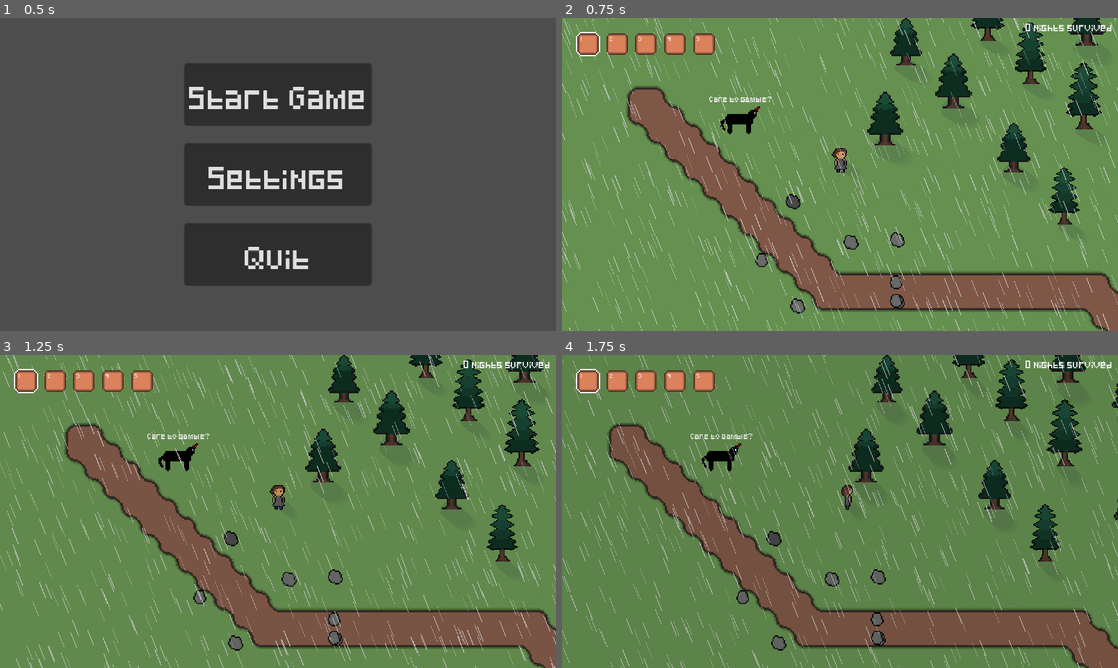
Above: before the commit, frames 1-4 (two rows, left to right).
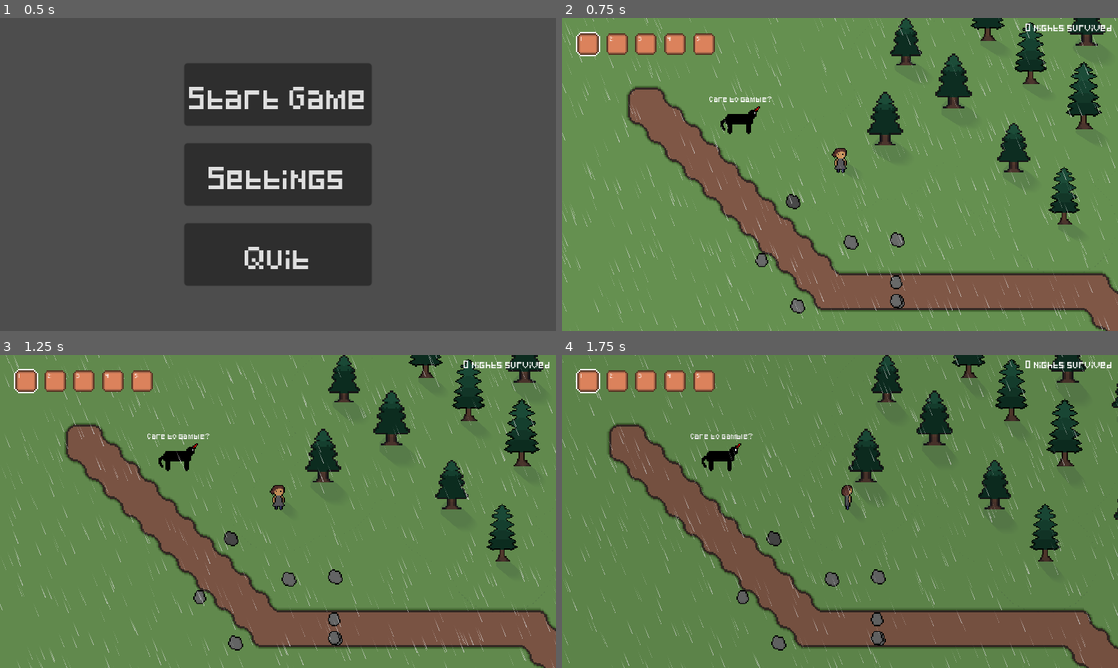
Above: after the commit, the same moments.

Repository: StormLight14/nightfall-mirror
Game: Godot game, scene res://ui/menus/main/main_menu.tscn
Two runs of this game, one before a commit and one after it. Both use one fixed random seed, a clock stepped at 60 frames per second and the inputs below.
Inputs (mouse positions are in pixels of both pictures, inside the frame that each line leads up to):
- Up to frame 1 (0.5 s): no input
- Up to frame 2 (0.75 s): click "Start Game" at 0.5 s
- Up to frame 3 (1.25 s): no input
- Up to frame 4 (1.75 s): tap Enter at 1.25 s; move the mouse to (962, 495) at 1.27 s; hold D (right) from 1.28 s (still down); tap 1 (hotbar1) at 1.35 s

Frame 1 is identical in both runs. In frame 2, 2.6% of the frame differs, in the area x 0-100%, y 0-100%; in frame 3, 2.5%; in frame 4, 2.4%.

Commit message:
clean up rain shader

Diff:
--- a/scenes/main/island.tscn
+++ b/scenes/main/island.tscn
@@ -21,8 +21,8 @@
 shader_parameter/far_rain_length = 0.05
 shader_parameter/near_rain_width = 0.8
 shader_parameter/far_rain_width = 0.4
-shader_parameter/near_rain_transparency = 1.0
-shader_parameter/far_rain_transparency = 0.5
+shader_parameter/near_rain_transparency = 0.8
+shader_parameter/far_rain_transparency = 0.3
 shader_parameter/rain_color = Color(0.8, 0.8, 0.8, 1)
 shader_parameter/base_rain_speed = 0.3
 shader_parameter/additional_rain_speed = 0.5
--- a/shaders/Rain.gdshader
+++ b/shaders/Rain.gdshader
@@ -32,8 +32,8 @@
 	uv.y = fract((UV.y + rn));
 
 // Blurred trail. Works well for rain:
-//	COLOR = mix(COLOR, rain_color, smoothst …(319 unchanged characters)…
+	COLOR = mix(COLOR, rain_color, smoothst …(319 unchanged characters)…
 
 // No trail. Works well for snow:
-	COLOR = mix(COLOR, rain_color, step(1.0  …(307 unchanged characters)…
+	//COLOR = mix(COLOR, rain_color, step(1.0  …(307 unchanged characters)…
 }
